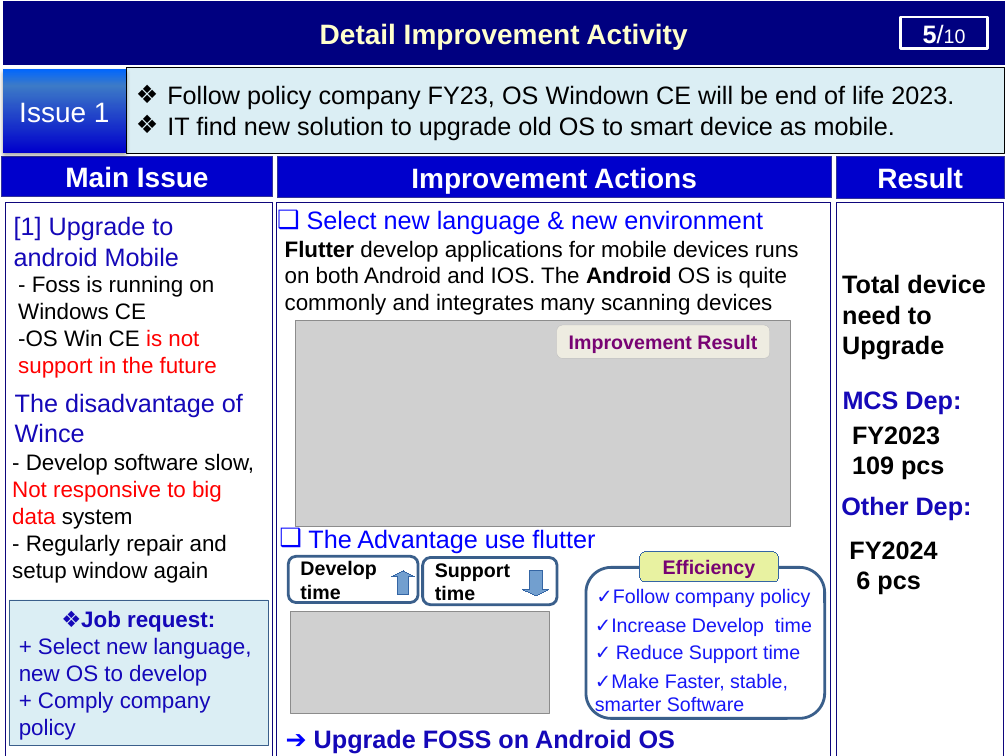
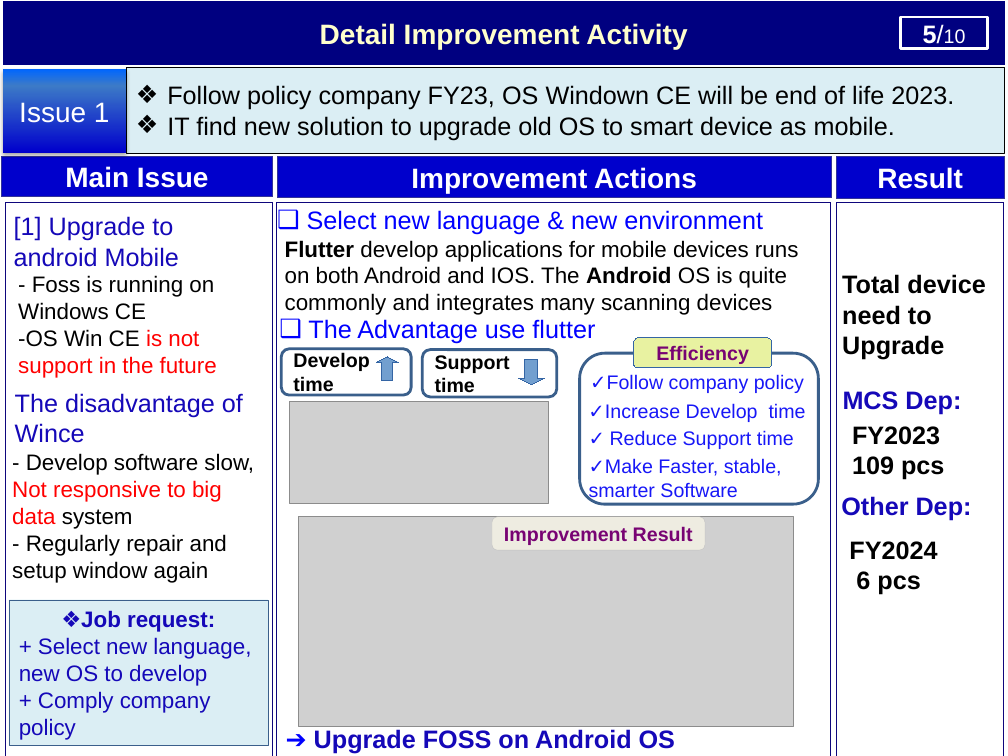
Before and after one commit to thietbicongnghevietnam/ReportPSNV, a slide deck: slide 6 of Report_test.pptx. Drawn at 1008x756 pixels with LibreOffice and Linux fonts; fonts in the diff are those of the drawing; grey boxes stand for pictures; background and template pictures are left out. Boxes give left, top, right and bottom in pixels: in the first picture for what was removed or moved away, otherwise in the second. Text is boxed around its words. In the diff, an @@ line names an element or a change of style, - is before the commit and + after.

```diff
--- a/Report_test.pptx
+++ b/Report_test.pptx
@@ text "The Advantage use flutter" moved from (x1=308, y1=529, x2=595, y2=553) to (x1=308, y1=319, x2=595, y2=344) @@
@@ rounded rectangle "Develop time" moved from (x1=288, y1=556, x2=418, y2=603) to (x1=281, y1=349, x2=411, y2=395) @@
@@ up arrow moved from (x1=392, y1=571, x2=414, y2=594) to (x1=376, y1=357, x2=398, y2=380) @@
@@ rounded rectangle "Support time" moved from (x1=422, y1=557, x2=556, y2=605) to (x1=422, y1=350, x2=556, y2=397) @@
@@ 4 texts, 2 rounded rectangles moved together from (x1=586, y1=551, x2=825, y2=719) to (x1=580, y1=338, x2=818, y2=504) @@
@@ down arrow moved from (x1=523, y1=571, x2=548, y2=596) to (x1=518, y1=360, x2=543, y2=385) @@
@@ picture moved from (x1=290, y1=612, x2=549, y2=714) to (x1=289, y1=402, x2=548, y2=504) @@
@@ picture resized from (x1=295, y1=321, x2=790, y2=526) to (x1=298, y1=517, x2=793, y2=727) @@
@@ rounded rectangle "Improvement Result" moved from (x1=556, y1=326, x2=769, y2=359) to (x1=492, y1=517, x2=705, y2=550) @@
```
Also in this commit, not shown: 7 other slides changed, 1 other file.
